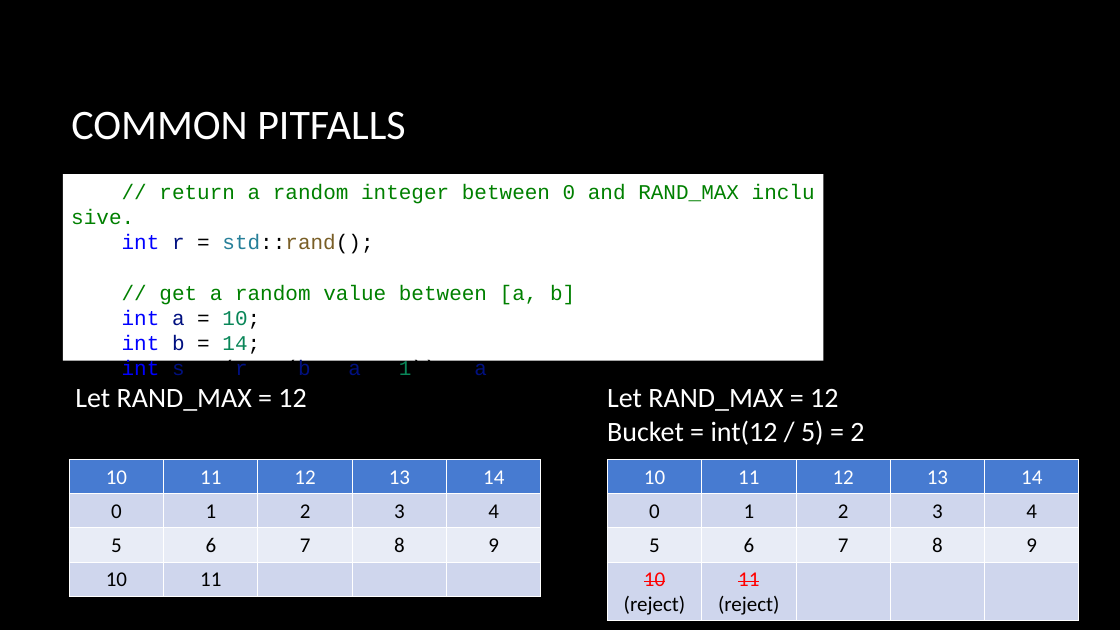
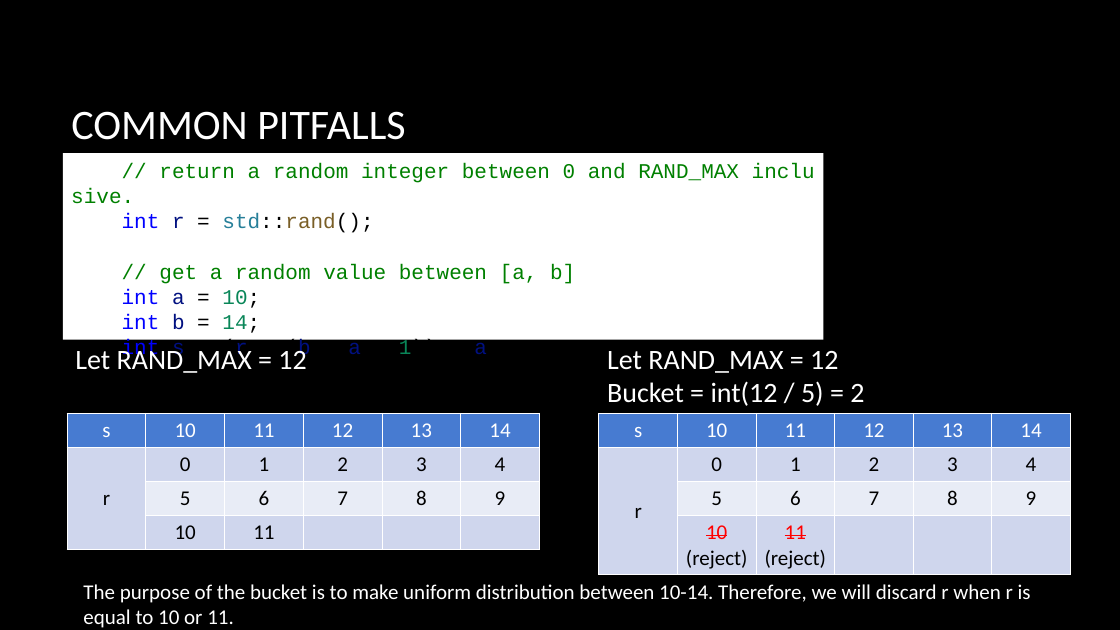
Before and after one commit to CNOCycle/cpp_tutorial, a slide deck: slide 14 of lab04-googletest/00-lab04.pptx. Drawn at 1120x630 pixels with LibreOffice and Linux fonts; fonts in the diff are those of the drawing; background and template pictures are left out. Boxes give left, top, right and bottom in pixels: in the first picture for what was removed or moved away, otherwise in the second. Text is boxed around its words. In the diff, an @@ line names an element or a change of style, - is before the commit and + after.

```diff
--- a/lab04-googletest/00-lab04.pptx
+++ b/lab04-googletest/00-lab04.pptx
@@ rectangle "// return a random integer ...": place and size @@
-rectangle "// return a random integer ..." at (63,174,823,360)
+rectangle "// return a random integer ..." at (63,153,823,339)
@@ text "Let RAND_MAX = 12" rewrapped from (75,389,306,411) to (75,346,306,373) @@
@@ text "Let RAND_MAX = 12": place and size @@
-text "Let RAND_MAX = 12" at (607,389,864,445)
+text "Let RAND_MAX = 12" at (607,351,864,406)
@@ table at (67,413,541,549) @@
+column 1: s | r |  | 
@@ table: place and size @@
-table at (70,460,540,596)
+table at (67,413,541,549)
@@ table at (599,413,1073,575) @@
+column 1: s | r |  | 
@@ table: place and size @@
-table at (607,460,1078,621)
+table at (599,413,1073,575)
@@ text added at (83,584,1031,628), 18 pt, text #FFFFFF @@
+The purpose of the bucket is to make uniform distribution between 10-14. Therefore, we will discard r when r is equal to 10 or 11.
```
Also in this commit, not shown: 2 other slides changed.
